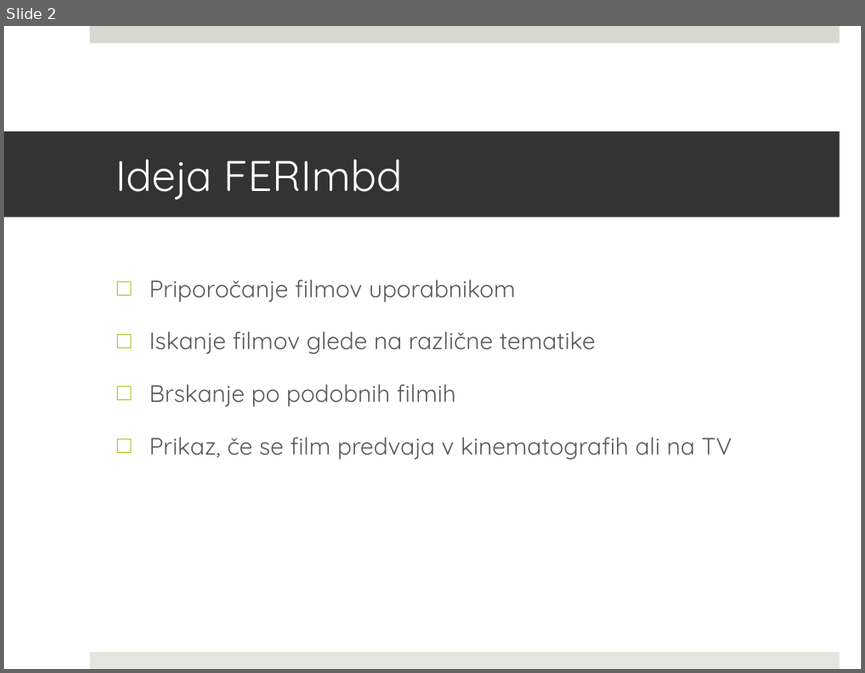
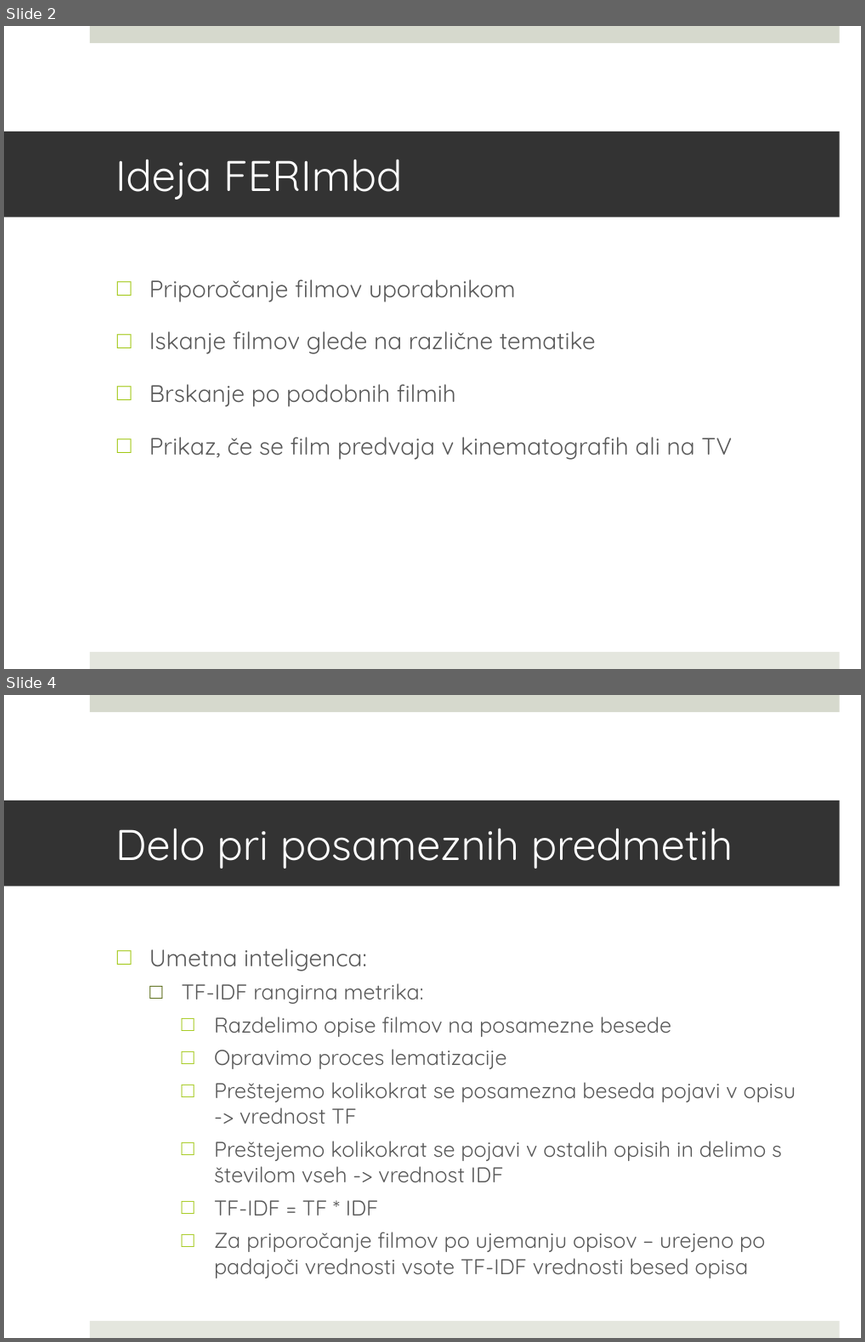
Before and after one commit to hauptanja/SP, a slide deck: SP_predstavitev.pptx. Shown one above the other, each under a label of ours: slide 2 before the commit, slides 2 and 4 after it; the slides between them are not shown. The pictures are 865x673 and 865x1342 pixels, drawn with LibreOffice and Linux fonts; fonts in the diff are those of the drawing. Boxes give left, top, right and bottom in pixels: in the first picture for what was removed or moved away, otherwise in the second. Text is boxed around its words. In the diff, an @@ line names an element or a change of style, - is before the commit and + after.

```diff
--- a/SP_predstavitev.pptx
+++ b/SP_predstavitev.pptx
@@ slide 4 added at box(4, 695, 861, 1338), background #FFFFFF; not listed: 2 template elements that a slide beside it also shows @@
@@ title added at box(4, 800, 840, 886), fill #333333, 36 pt, text #FFFFFF @@
+Delo pri posameznih predmetih
@@ text added at box(149, 948, 796, 1278), 18 pt, text #595959 @@
+□ Umetna inteligenca:
+  □ TF-IDF rangirna metrika:
+    □ Razdelimo opise filmov na posamezne besede
+    □ Opravimo proces lematizacije
+    □ Preštejemo kolikokrat se posamezna beseda pojavi v opisu -> vrednost TF
+    □ Preštejemo kolikokrat se pojavi v ostalih opisih in delimo s številom vseh -> vrednost IDF
+    □ TF-IDF = TF * IDF
+    □ Za priporočanje filmov po ujemanju opisov – urejeno po padajoči vrednosti vsote TF-IDF vrednosti besed opisa
```
Also in this commit, not shown: 4 slides changed, 2 other slides added, 4 other files.
